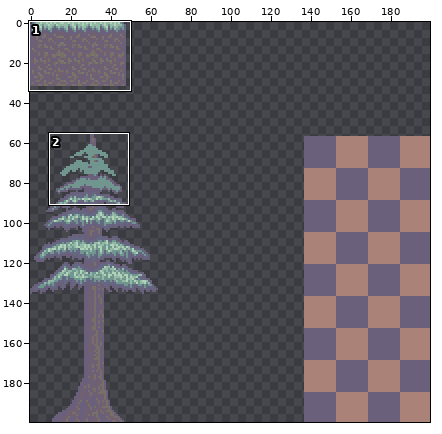
File history of a sprite sheet, images/tilemap6.png. Above: a wide view before the commit, with the close-up outlined.
Close-up. Earlier state:
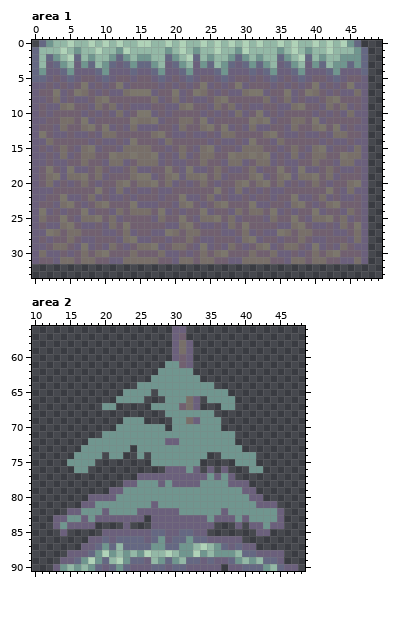
The file is 200x200 pixels. Shown: area 1: x 0..49, y 0..33; area 2: x 10..48, y 56..90. The commit also changed other parts of the picture, which this record leaves out.
The result:
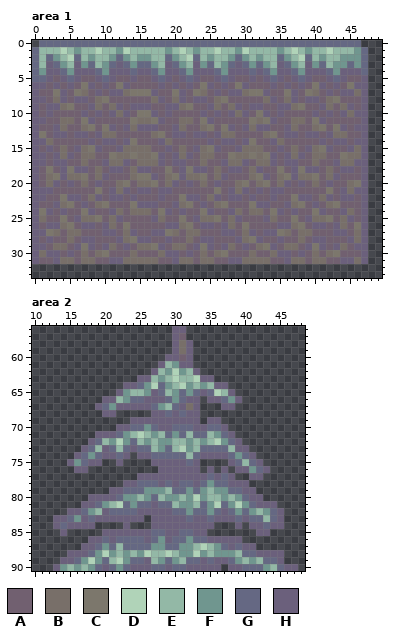
Palette (. is transparent): A #716070  B #786f69  C #7c776c  D #b0d3b8  E #93b8a6  F #70968f  G #656883  H #6b607c
What changed:
Changed rows in their new state; - is an unchanged pixel.
Area 1:
first column x 2:
 0 GGGGGGGGGGGGGGGGGGGGGGGGGGGGGGGGGGGGGGGGGGGG
Area 2:
first column x 14:
60 ---------------H---------------
61 --------------HE-H-------------
62 -------------HE-D-EH-----------
63 -----------HHE-EDEEDHH---------
64 ---------HHG-DG-ED-E-EHH-------
65 --------H-EE-HGE-G-GHGDEH------
66 ------HHE-GGHHHG-GH--HHG-H-----
67 -----HG-HHHHHG-EGH-----HH------
68 ------HH-----HHGHGHH..---------
69 ---------.HHHHHHHHH-.HH--------
70 --------HHGG-GHHGGGHHGGH-------
71 -----HHHG-EDE-EG-GEGGE-GH------
72 ----HGE-D-GE-E-FEE-E-ED-GH-----
73 ---HGEHGEGHGGE-GED-EGGGGEHH----
74 --HG-GHHGH-HHGGGGGEGHHHHG-GH---
75 -H-GHH--H----HHHHHGH----HGEGH--
76 --HH----------H---H------HH-GH-
77 ---------------------G-G---HH--
78 -----------GGG-G-GG-G-GG-------
79 ---------GGG---EGG-G-E--GG-----
80 --------G--E-GE--E-D-EE-E-G----
81 -----G-EDG-GG-GGE--EG-DG-D-G---
82 ---G-E-GGGG-----GG-GG-G-G-G-E-G
83 -G--G-------------G--G---G-GGEG
84 G----------------------------G-
Changed places in both close-ups, as pixel boxes (x1, y1, x2, y2):
changed: (46, 40, 354, 47)
changed: (60, 354, 277, 529)
